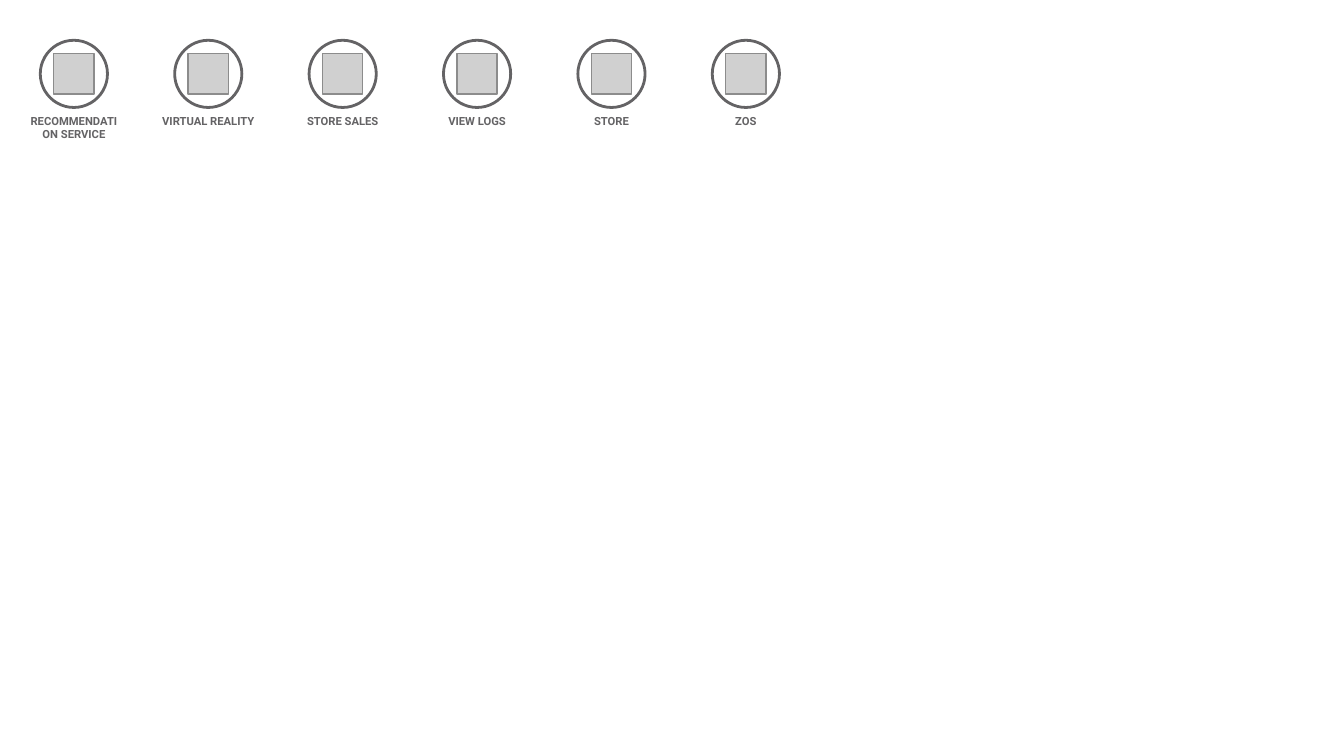
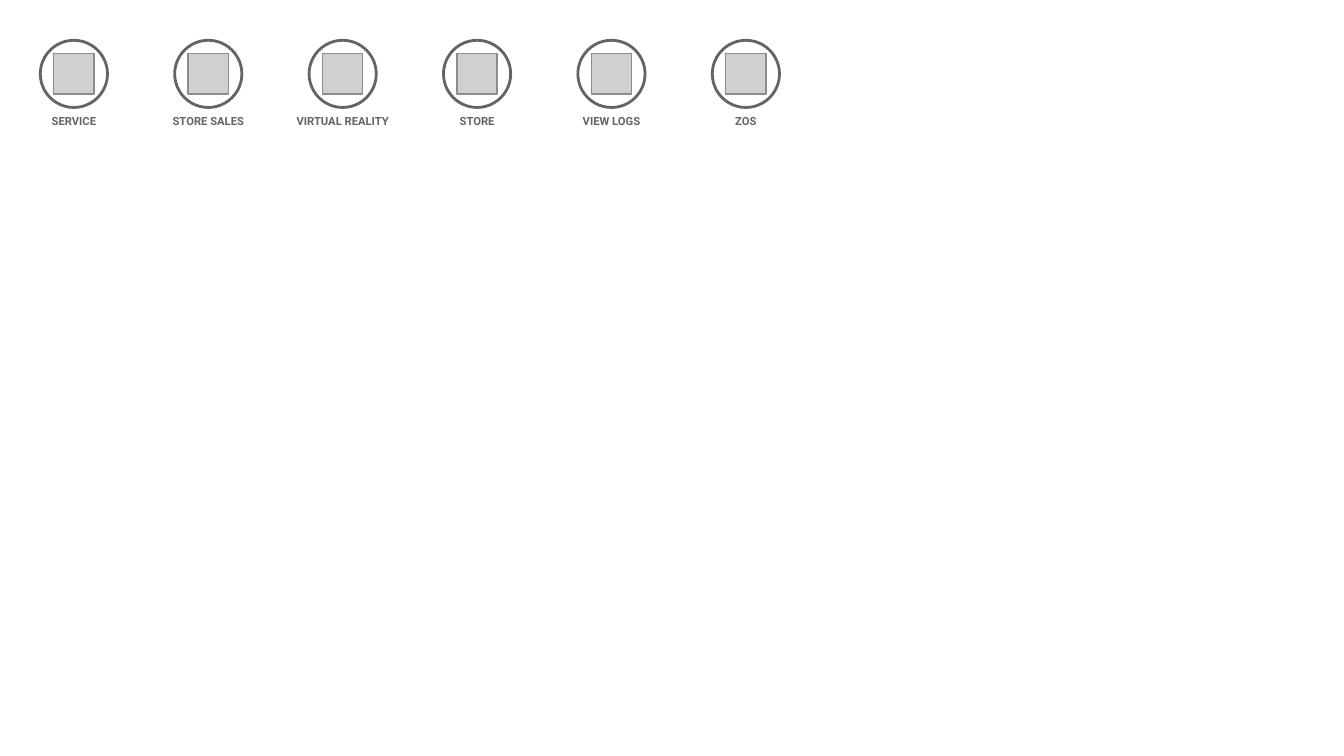
Before and after one commit to l2fprod/myarchitecture, a slide deck: slide 11 of mycatalog-architecture-diagram-template.pptx (slide 10 before the commit). Drawn at 1344x756 pixels with LibreOffice and Linux fonts; fonts in the diff are those of the drawing; grey boxes stand for pictures. Boxes give left, top, right and bottom in pixels: in the first picture for what was removed or moved away, otherwise in the second. Text is boxed around its words. In the diff, an @@ line names an element or a change of style, - is before the commit and + after.

```diff
--- a/mycatalog-architecture-diagram-template.pptx
+++ b/mycatalog-architecture-diagram-template.pptx
@@ text at (52, 117, 96, 125): text changed @@
-RECOMMENDATION SERVICE
+SERVICE
@@ text "STORE SALES": place and size @@
-text "STORE SALES" at (307, 117, 379, 125)
+text "STORE SALES" at (173, 117, 244, 125)
@@ text "VIRTUAL REALITY": place and size @@
-text "VIRTUAL REALITY" at (162, 117, 254, 125)
+text "VIRTUAL REALITY" at (297, 117, 389, 125)
@@ text "STORE": place and size @@
-text "STORE" at (594, 117, 629, 125)
+text "STORE" at (460, 117, 495, 125)
@@ text "VIEW LOGS": place and size @@
-text "VIEW LOGS" at (448, 117, 506, 125)
+text "VIEW LOGS" at (583, 117, 640, 125)
```
Also in this commit, not shown: 8 other slides changed, 1 slide added.
